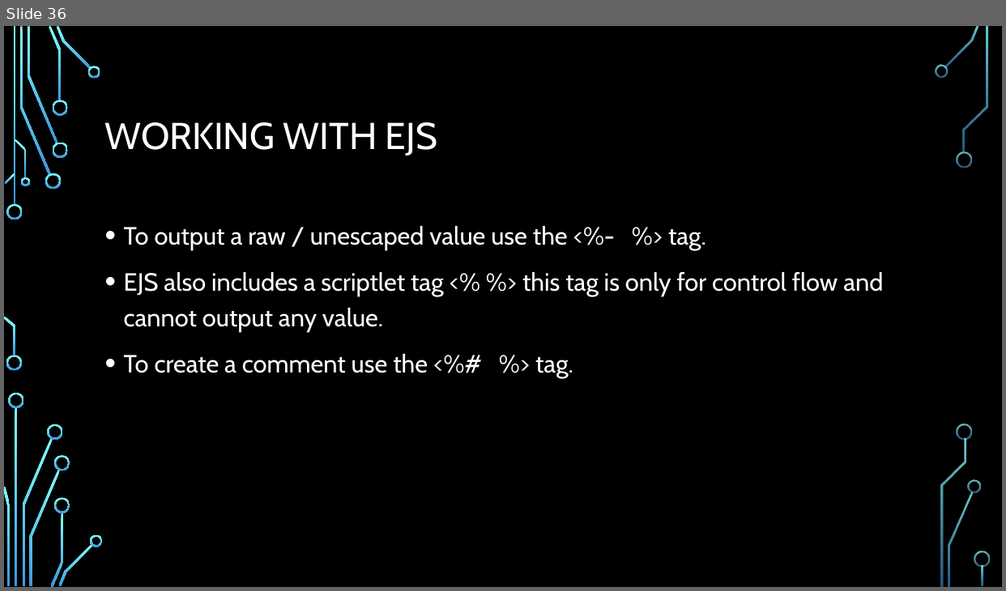
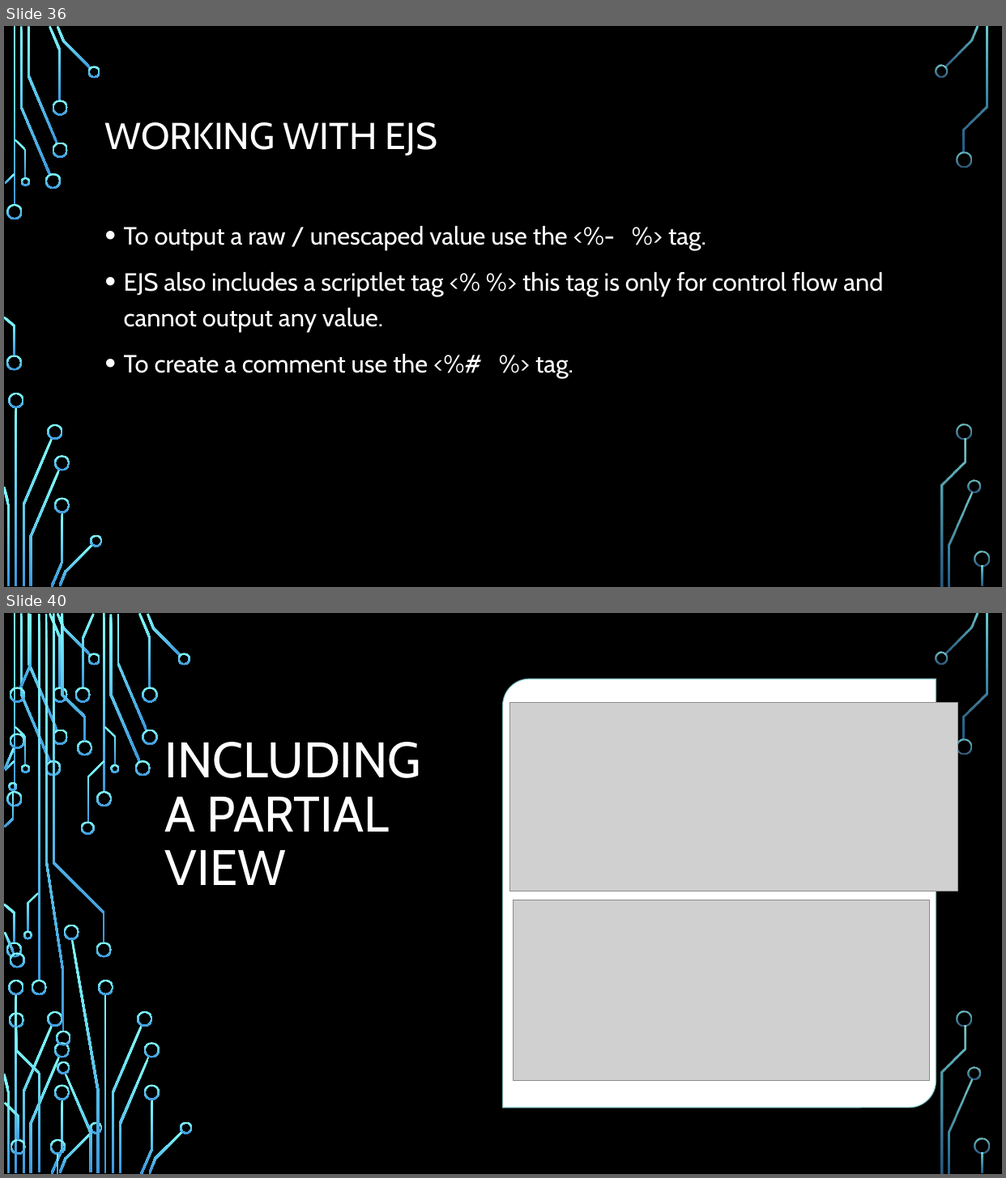
Before and after one commit to aliceroherty/ResearchProject, a slide deck: Presentation/Node.pptx. Shown one above the other, each under a label of ours: slide 36 before the commit, slides 36 and 40 after it; the slides between them are not shown. The pictures are 1006x591 and 1006x1178 pixels, drawn with LibreOffice and Linux fonts; fonts in the diff are those of the drawing; grey boxes stand for pictures; background and template pictures are left out. Boxes give left, top, right and bottom in pixels: in the first picture for what was removed or moved away, otherwise in the second. Text is boxed around its words. In the diff, an @@ line names an element or a change of style, - is before the commit and + after.

```diff
--- a/Presentation/Node.pptx
+++ b/Presentation/Node.pptx
@@ slide 40 added at (4, 613, 1002, 1174), background picture (left out); not listed: 36 template elements that a slide beside it also shows @@
@@ round diag rect added at (503, 679, 936, 1107), fill #FFFFFF, outline #B4FFFF 1.5 pt @@
@@ picture added at (510, 703, 957, 892) @@
@@ title added at (165, 742, 421, 885), 48 pt, text #FFFFFF @@
+INCLUDING A PARTIAL VIEW
@@ picture added at (513, 901, 929, 1081) @@
@@ group added at (4, 613, 193, 1174): 50 freeform shapes, 4 rectangles @@
```
Also in this commit, not shown: 2 slides changed, 2 other slides added, 8 other files.
